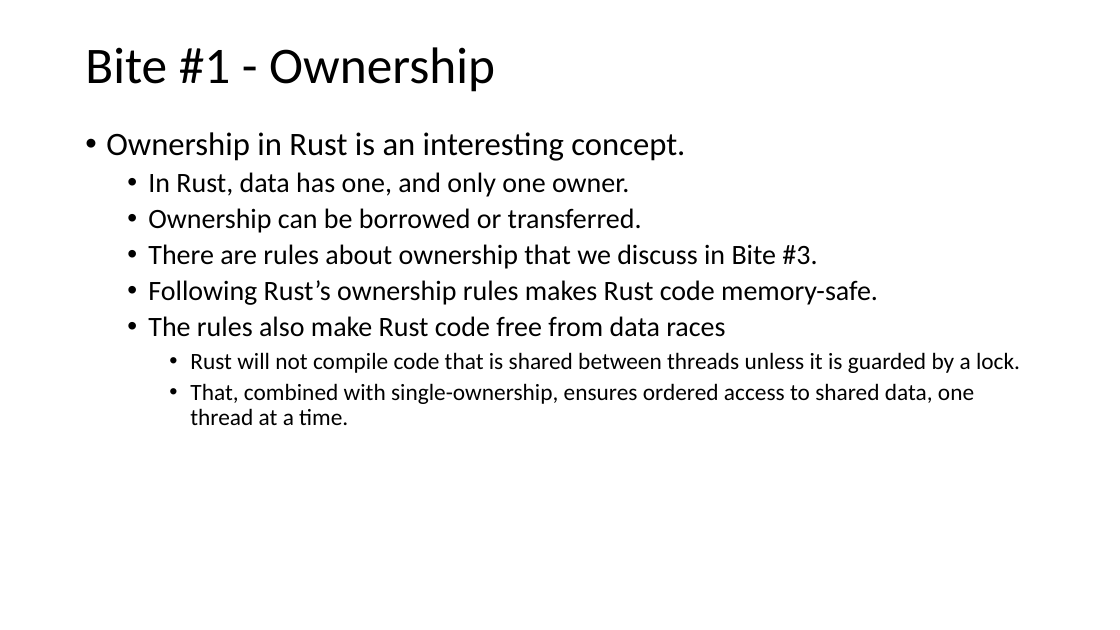
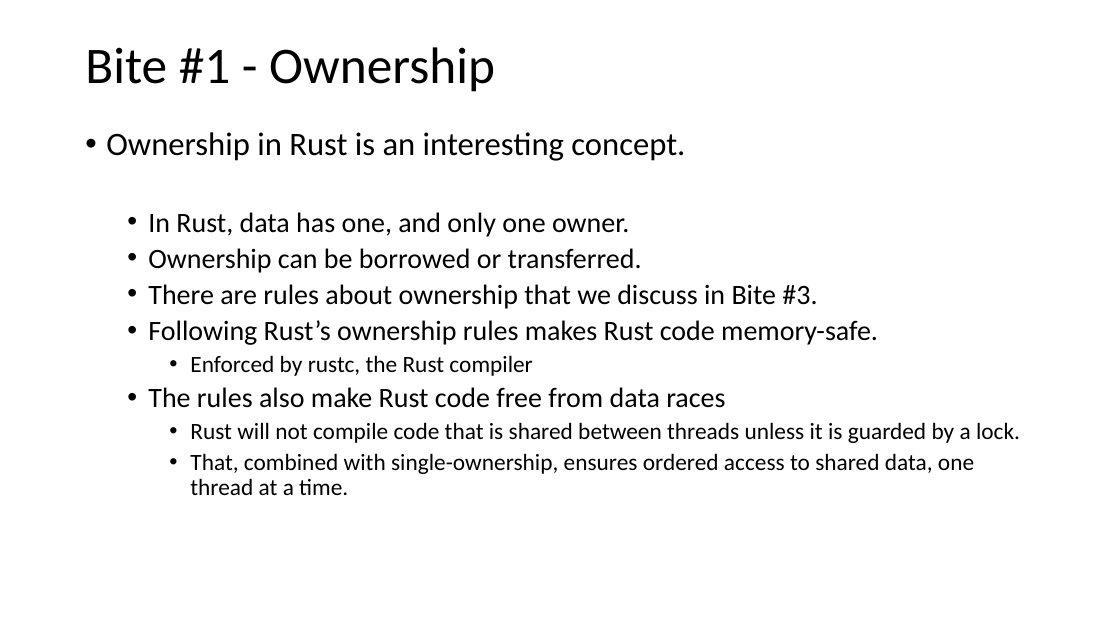
Before and after one commit to JimFawcett/JimFawcett.github.io, a slide deck: slide 7 of Resources/ConsumingRustBite1.pptx. Drawn at 1120x630 pixels with LibreOffice and Linux fonts; fonts in the diff are those of the drawing. Boxes give left, top, right and bottom in pixels: in the first picture for what was removed or moved away, otherwise in the second. Text is boxed around its words. In the diff, an @@ line names an element or a change of style, - is before the commit and + after.

Commit message:
updated text in ConsumingRustBite1

```diff
--- a/Resources/ConsumingRustBite1.pptx
+++ b/Resources/ConsumingRustBite1.pptx
@@ text at box(190, 355, 532, 376): paragraph added @@
+    • Enforced by rustc, the Rust compiler
```
Also in this commit, not shown: 7 other slides changed, 1 slide added, 2 other files.
